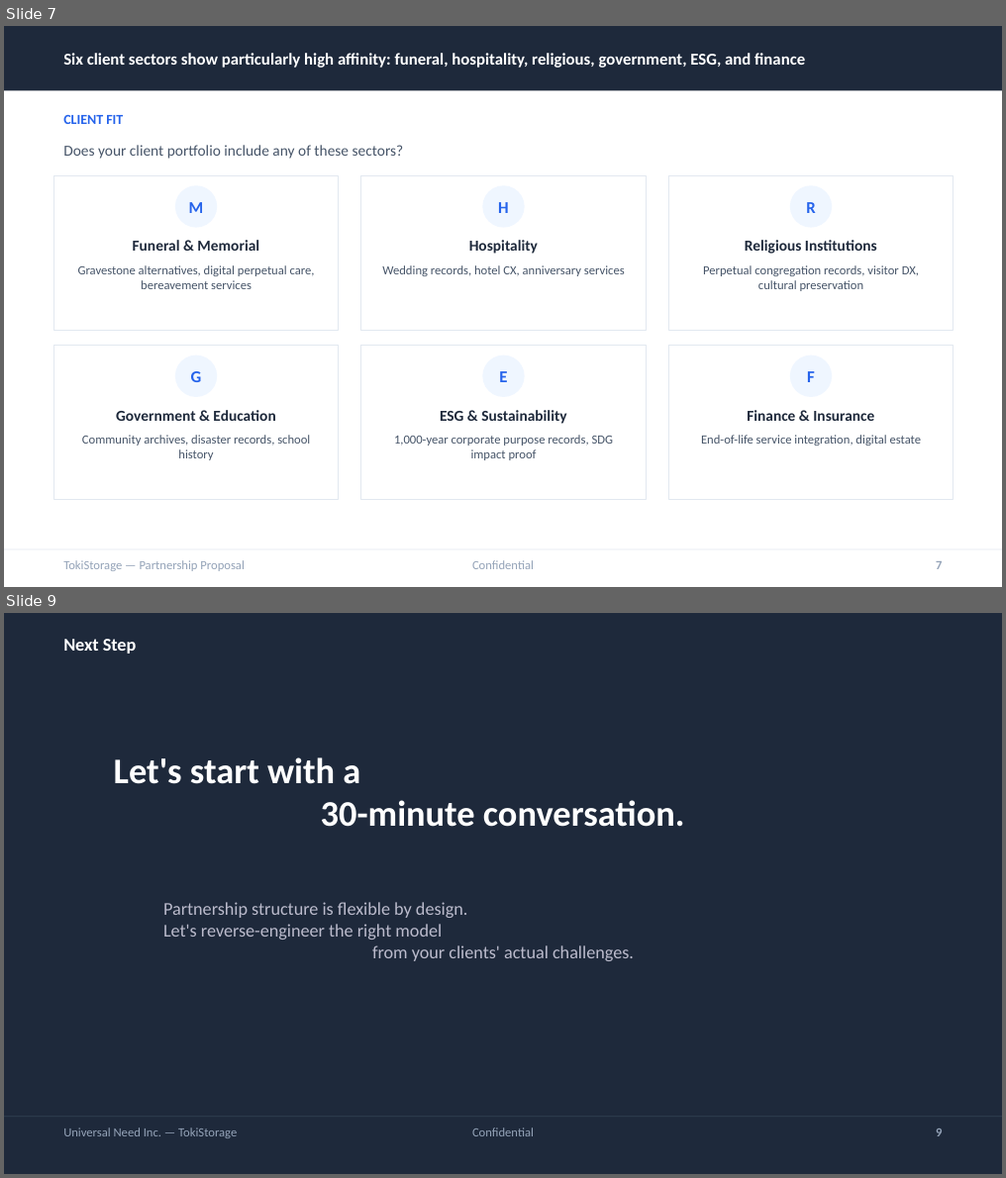
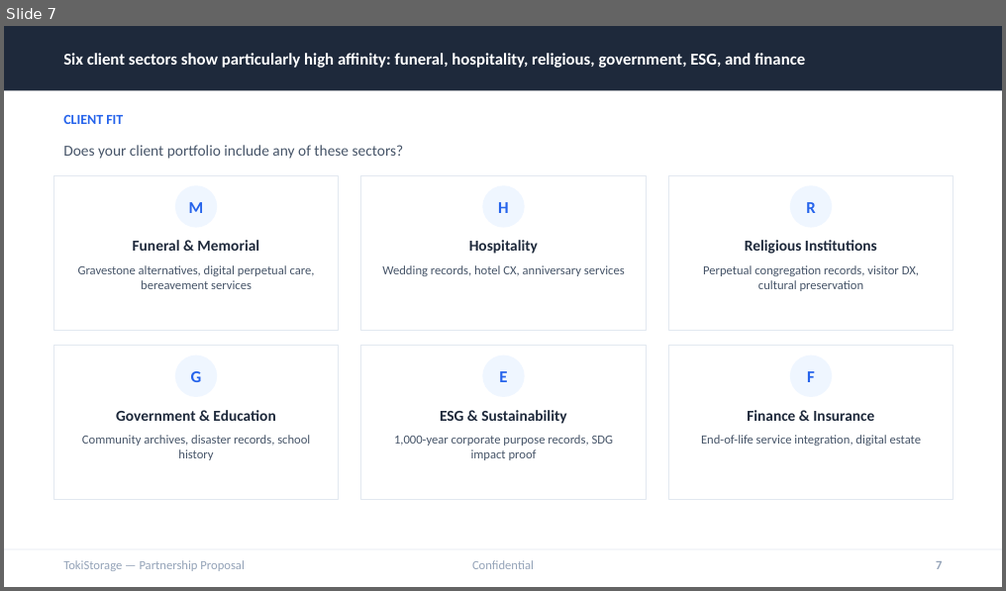
Before and after one commit to timeless-residents/pearlmemorial, a slide deck: toki/tokistorage-partnership-deck-en.pptx. Shown one above the other, each under a label of ours: slides 7 and 9 before the commit, slide 7 after it; the slides between them are not shown. The pictures are 1006x1178 and 1006x591 pixels, drawn with LibreOffice and Linux fonts; fonts in the diff are those of the drawing. Boxes give left, top, right and bottom in pixels: in the first picture for what was removed or moved away, otherwise in the second. Text is boxed around its words. In the diff, an @@ line names an element or a change of style, - is before the commit and + after.

```diff
--- a/toki/tokistorage-partnership-deck-en.pptx
+++ b/toki/tokistorage-partnership-deck-en.pptx
@@ slide 9 removed at box(4, 613, 1002, 1174), background #FFFFFF @@
@@ rectangle removed at box(4, 613, 1002, 1173) @@
@@ text removed at box(63, 639, 137, 654) @@
-Next Step
@@ text removed at box(114, 758, 685, 827) @@
-Let's start with a
-30-minute conversation.
@@ text removed at box(163, 902, 634, 961) @@
-Partnership structure is flexible by design.
-Let's reverse-engineer the right model
-from your clients' actual challenges.
@@ rectangle removed at box(4, 1116, 1002, 1117) @@
@@ text removed at box(63, 1128, 237, 1139) @@
-Universal Need Inc. — TokiStorage
@@ text removed at box(472, 1128, 534, 1137) @@
-Confidential
@@ text removed at box(936, 1129, 942, 1137) @@
-9
```
Also in this commit, not shown: 1 slide changed, 3 slides added, 1 other slide removed, 4 other files.
